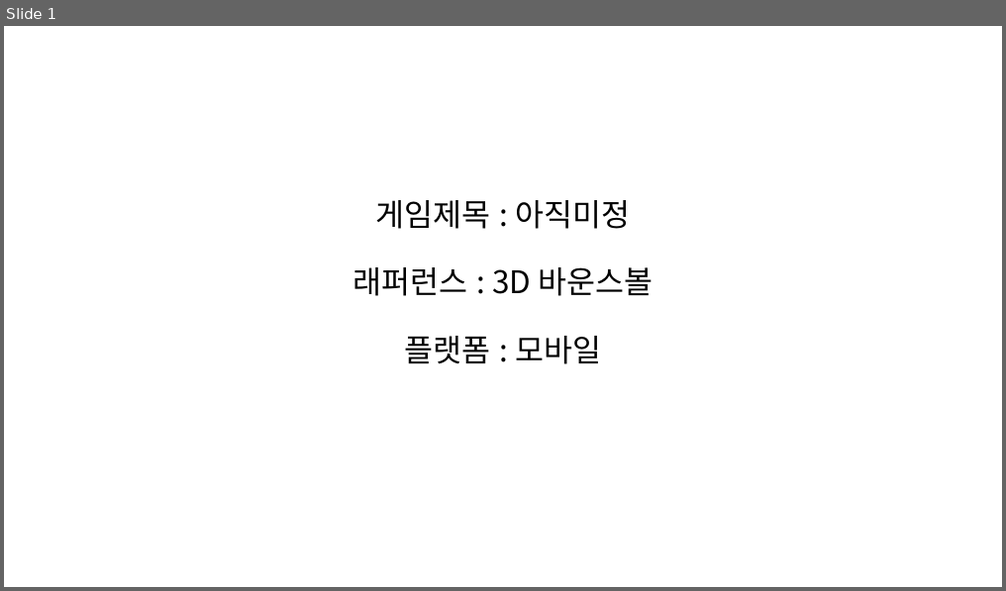
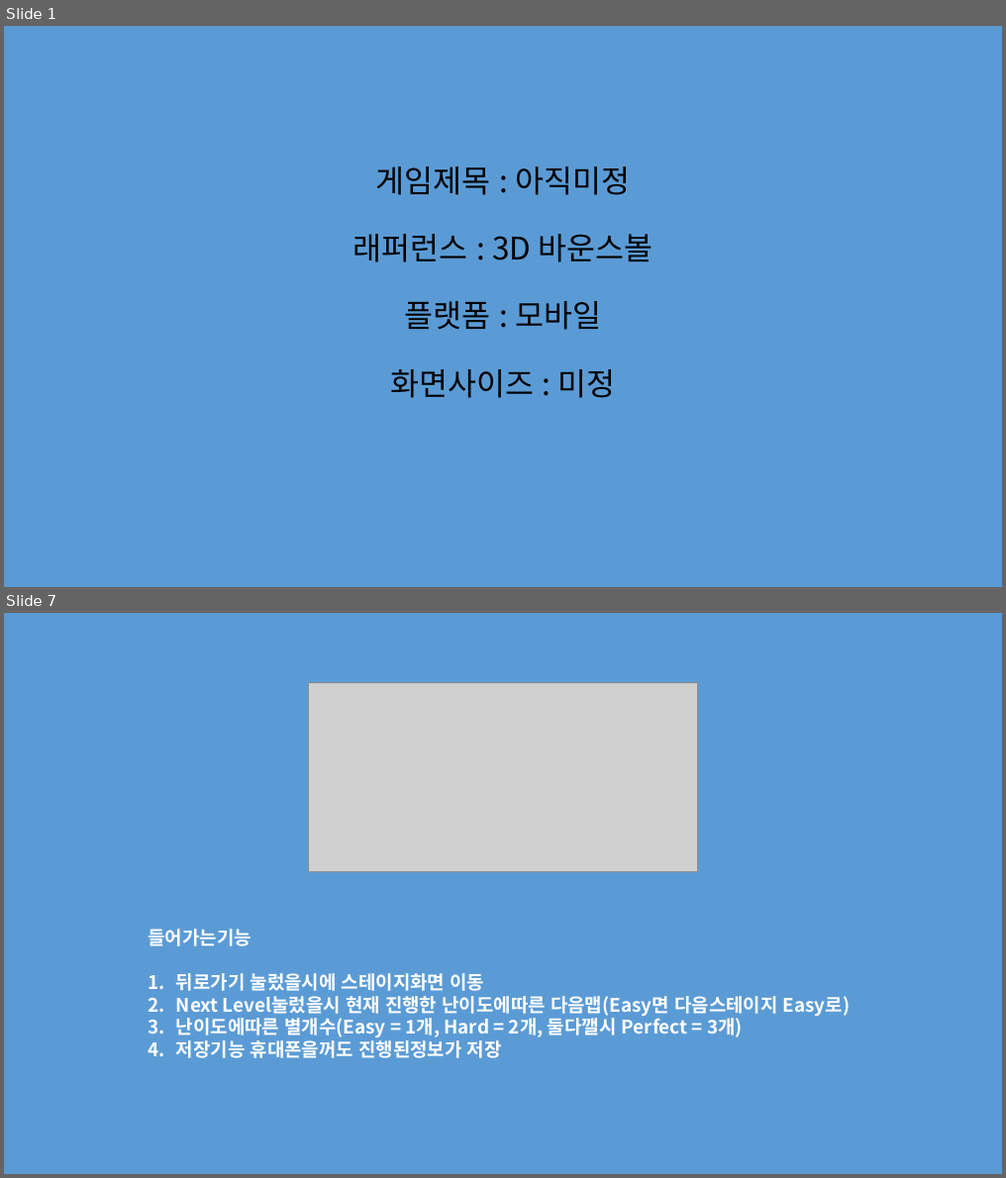
Before and after one commit to LeeJaeHwan182/Dongseo_Art-IndieGame, a slide deck: Dongseo/Dongseo_Art&IndieGame_PPT.pptx. Shown one above the other, each under a label of ours: slide 1 before the commit, slides 1 and 7 after it; the slides between them are not shown. The pictures are 1006x591 and 1006x1178 pixels, drawn with LibreOffice and Linux fonts; fonts in the diff are those of the drawing; grey boxes stand for pictures. Boxes give left, top, right and bottom in pixels: in the first picture for what was removed or moved away, otherwise in the second. Text is boxed around its words. In the diff, an @@ line names an element or a change of style, - is before the commit and + after.

Commit message:
(LJH) PPT make a change
피피티 들어갈거 간략하게 생각해봄

```diff
--- a/Dongseo/Dongseo_Art&IndieGame_PPT.pptx
+++ b/Dongseo/Dongseo_Art&IndieGame_PPT.pptx
@@ slide 7 added at (x1=4, y1=613, x2=1002, y2=1174), background #5B9BD5 @@
@@ picture added at (x1=309, y1=682, x2=697, y2=872) @@
@@ text added at (x1=149, y1=929, x2=850, y2=1059), 18 pt, text #FFFFFF, bold @@
+들어가는기능
+1. 뒤로가기 눌렀을시에 스테이지화면 이동
+2. Next Level눌렀을시 현재 진행한 난이도에따른 다음맵(Easy면 다음스테이지 Easy로)
+3. 난이도에따른 별개수(Easy = 1개, Hard = 2개, 둘다깰시 Perfect = 3개)
+4. 저장기능 휴대폰을꺼도 진행된정보가 저장
@@ slide 1 changed as well @@
@@ background #FFFFFF to #5B9BD5 @@
@@ text at (x1=390, y1=370, x2=616, y2=398): paragraph added @@
+화면사이즈 : 미정
```
Also in this commit, not shown: 5 other slides added.
